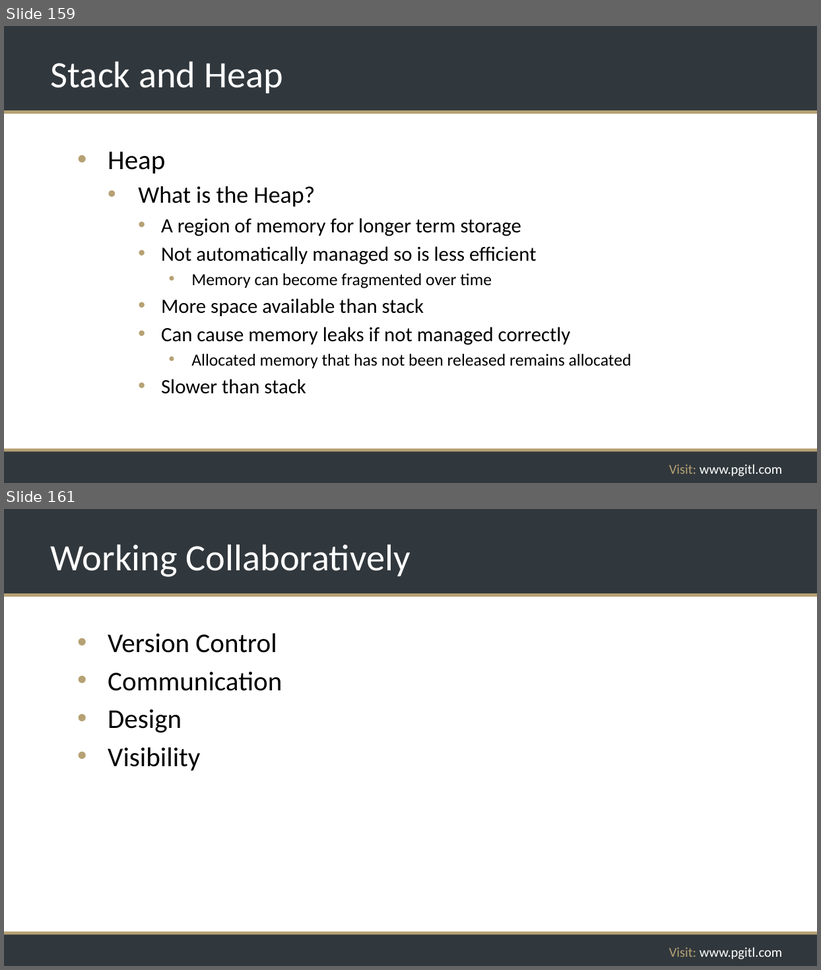
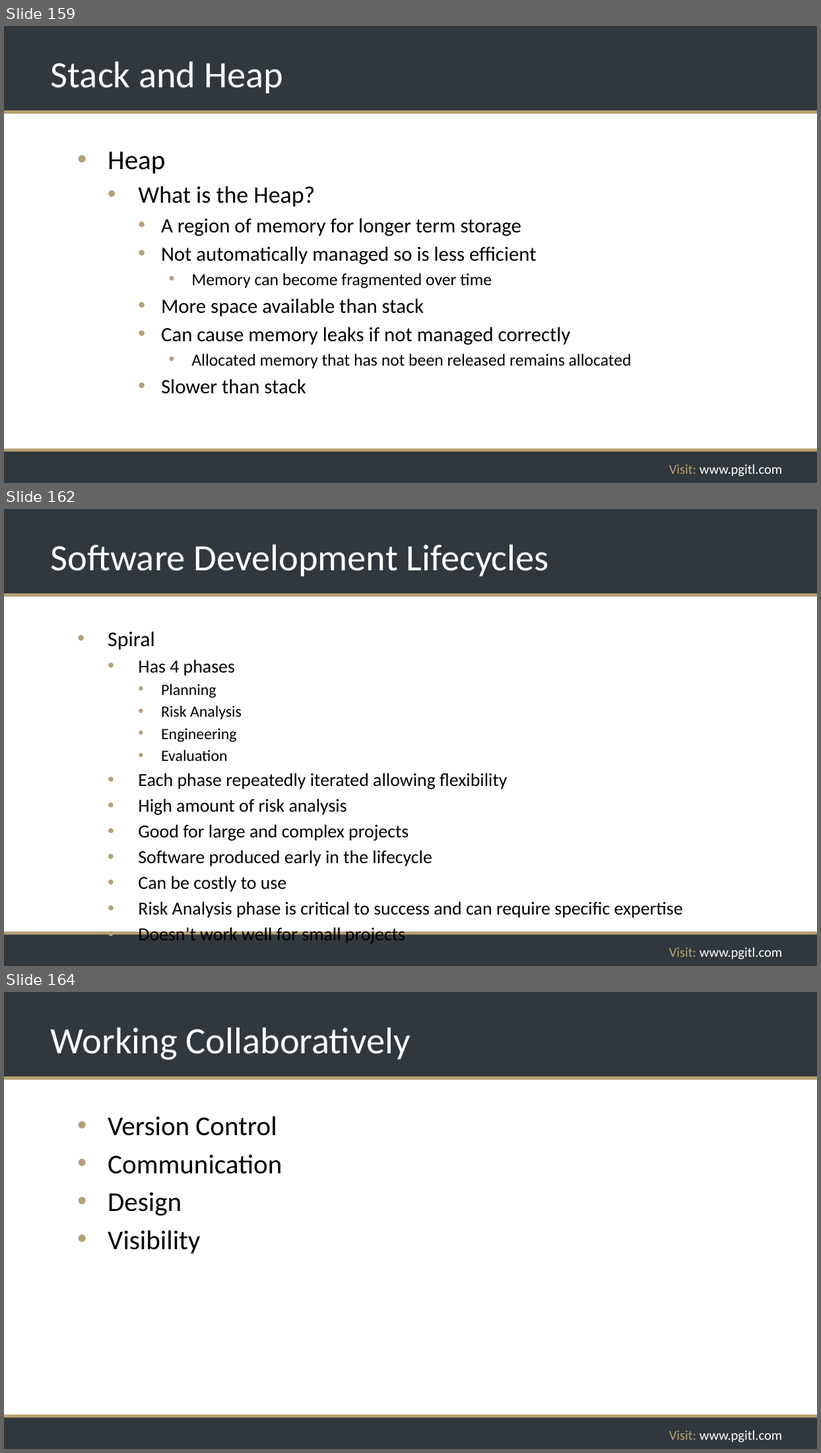
Before and after one commit to rikkouri/project-a, a slide deck: Programming Foundations.pptx. Shown one above the other, each under a label of ours: slides 159 and 161 before the commit, slides 159, 162 and 164 after it; the slides between them are not shown. The pictures are 821x970 and 821x1453 pixels, drawn with LibreOffice and Linux fonts; fonts in the diff are those of the drawing; background and template pictures are left out. Boxes give left, top, right and bottom in pixels: in the first picture for what was removed or moved away, otherwise in the second. Text is boxed around its words. In the diff, an @@ line names an element or a change of style, - is before the commit and + after.

```diff
--- a/Programming Foundations.pptx
+++ b/Programming Foundations.pptx
@@ slide 162 added at box(4, 509, 817, 966), background #FFFFFF; not listed: 5 template elements that a slide beside it also shows @@
@@ title added at box(51, 544, 549, 576), 44 pt, text #FFFFFF @@
+Software Development Lifecycles
@@ text added at box(108, 632, 683, 944), 21.7 pt, text #000000 @@
+• Spiral
+  • Has 4 phases
+    • Planning
+    • Risk Analysis
+    • Engineering
+    • Evaluation
+  • Each phase repeatedly iterated allowing flexibility
+  • High amount of risk analysis
+  • Good for large and complex projects
+  • Software produced early in the lifecycle
+  • Can be costly to use
+  • Risk Analysis phase is critical to success and can require specific expertise
+  • Doesn’t work well for small projects
@@ what was slide 161 is now slide 164 @@
```
Also in this commit, not shown: 1 slide changed, 2 other slides added.
